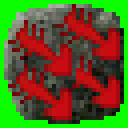
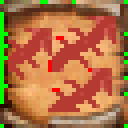
Revision of a layered 128px x 128px image; what changed, layer by layer:
renamed "Magic Missile Storm" to "storm - Copy.png", painted on it over [8, 4, 120, 120]
showed "Spell-A BGND", painted on it over [0, 0, 128, 128]
hid "Spell-B BGND", painted on it over [0, 0, 128, 128]
